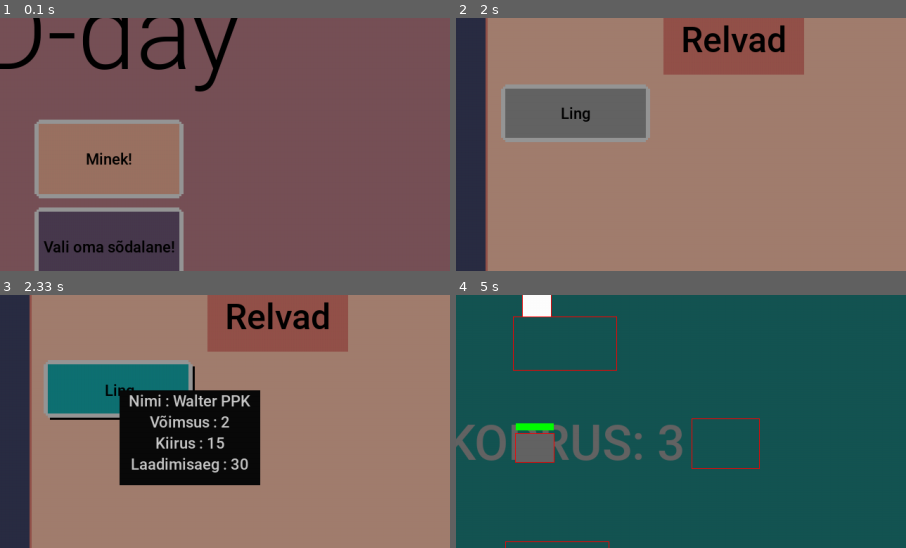
Above: before the commit, frames 1-4 (two rows, left to right).
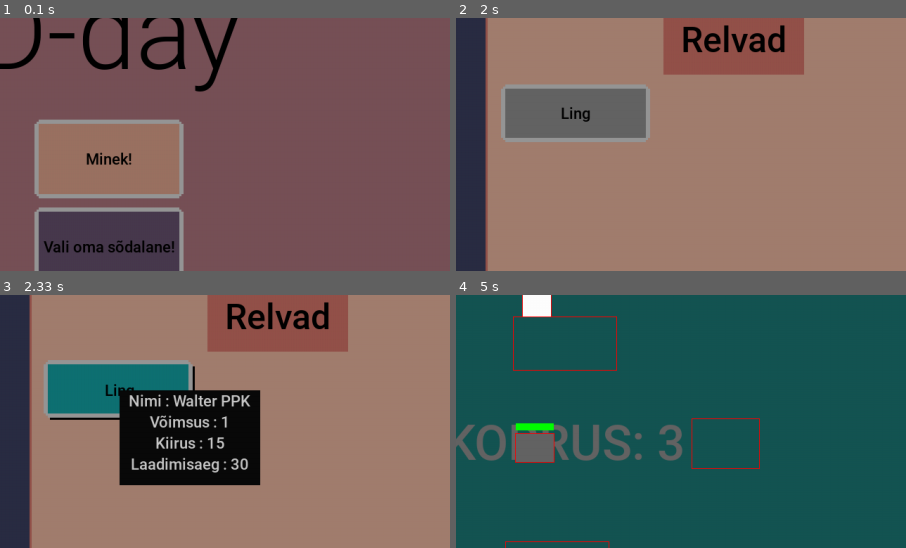
Above: after the commit, the same moments.

Repository: KarupoegPuhh/2020-projekt
Game: pygame game, started from MAIN.py
Same seed, same stepped clock (60 frames per second), same inputs: the game is played once before the commit and once after it.
Inputs (mouse positions are % of the whole screen's width and height, from its top left):
- Up to frame 1 (0.1 s): no input
- Up to frame 2 (2 s): click (46, 54) at 0.88 s; click "Seljakott" at 1.22 s; click "Viigipüksid" at 1.55 s; click "Viigipüksid" at 1.88 s
- Up to frame 3 (2.33 s): click "Ling" at 2.22 s
- Up to frame 4 (5 s): click (19, 73) at 2.55 s; click (87, 85) at 2.88 s; click "Sandaalid" at 3.72 s; click (47, 33) at 4.05 s; click "Jätkan!" at 4.88 s
The pictures show only the part of the screen within x 38-88%, y 21-71%; the shares and areas given below are measured in that part.

Frames 1-2 are identical in both runs. In frame 3, less than 0.1% of the frame differs, in the area x 49-52%, y 47-53%; in frame 4, nothing differs.

Commit message:
Lisatud 2 uut relva (SCAR ja SAU)

Diff:
--- a/ekraanid.py
+++ b/ekraanid.py
@@ -88,12 +88,12 @@
 
 def itemite_loomine():
     return {0:{#korrus
-        -1: [NPC_inimene(100, 500, 30, 60, (200,200,0), konsum,["Kuidas ma saan kasulik olla?", "Tere, mina olen klienditeenindaja...", "Minu käest saab osta asju...", "Relvi, rõivaid ja midagi hamba alla..."])],
-        1:[Item(120, 395, 20, 20, maailm.kasukas …(416 unchanged characters)…
-        2:[Item(410, 245, 30, 50, maailm.railgun, "Sa leidsid relva!", (191,0,255))],
-        5:[NPC_inimene(1150, 500, 30, 60, (200,200,0), söökla, ["Parool on '2020'", "Kes seal on?...", "Ohh, see oled sina...", "Hummid on terve maja üle võtnud...", "Sa pead maja neist vabastama...", "teistel korrustel on neid rohkem...", "Nii sa neile küll vastu ei saa...", "Mine käi üle tee Konsumis." , "Also, nad blokeerisid 3. korruse...", "Sa saad selle arvutiga avada...", "Mine teisile korrusele, ruumi 2037..."])]
+        -1: [Item(100, 500, 30, 30, maailm.railgun, "Sa leidsid relva!", (191,0,255)), NPC_inimene(100, 500, 30, 60, (200,200,0), konsum,["Kuidas ma saan kasulik olla?", "Tere, mina olen klienditeenindaja...", "Minu käest saab osta asju...", "Relvi, rõivaid ja midagi hamba alla..."])],
+            1:[Item(120, 395, 20, 20, maailm.kasukas …(416 unchanged characters)…
+            5:[NPC_inimene(1150, 500, 30, 60, (200,200,0), söökla, ["Parool on '2020'", "Kes seal on?...", "Ohh, see oled sina...", "Hummid on terve maja üle võtnud...", "Sa pead maja neist vabastama...", "teistel korrustel on neid rohkem...", "Nii sa neile küll vastu ei saa...", "Mine käi üle tee Konsumis." , "Also, nad blokeerisid 3. korruse...", "Sa saad selle arvutiga avada...", "Mine teisile korrusele, ruumi 2037..."])]
         },
-        1:{1:[NPC_arvut(100, 500, 100, 100, (200,200,200),None)]
+        1:{1:[NPC_arvut(100, 500, 100, 100, (200,200,200),None), Item(700, 500, 50, 50, maailm.sau, "Sa leidsid relva!", (191,0,255))],
+           6:[Item(1100, 450, 50, 50, maailm.scar, "Sa leidsid relva!", (191,0,255))]
 
         },
         3:{3:[NPC_portaal(1050, 500, 100, 140, (0,0,255), "Sul on vaja sandaale", 50, 5), NPC_portaal(40, 150, 100, 150, (0,0,255), "Sndaalideta portaali minna ei saa", 1100, 365)]
--- a/maailm.py
+++ b/maailm.py
@@ -6,7 +6,7 @@
 global pole_sein_p, pole_sein_v
 global Tom
 global kuulid, vastased, põrandad, rahad, itemid
-global hernepüss, kartulikahur, ling, railgun
+global hernepüss, kartulikahur, ling, railgun, scar, sau
 global kasukas, kiiver, püksid, sandaalid
 global ritaliin, ritaliin_cd
 
@@ -147,7 +147,7 @@
         global pole_sein_p, pole_sein_v
         global Tom
         global kuulid, vastased, põrandad, rahad, itemid
-        global hernepüss, kartulikahur, ling, railgun
+        global hernepüss, kartulikahur, ling, railgun, scar, sau
         global kasukas, kiiver, püksid, sandaalid
         global ritaliin, ritaliin_cd
         global delta_uksed, pood_unlocked
@@ -162,10 +162,12 @@
         itemid = None
 
         #Relvad
-        ling = Relvad(2, 30, 5, (255,255,255), 15, True,"ling", "Walter PPK")
-        hernepüss = Relvad(1, 5, 3, (0,255,0), 20, False,"hernepüss", "AK-47")
-        kartulikahur = Relvad(20, 40, 10, (161,127,27), 13, False,"kartulikaur", "Käsikahur")
-        railgun = Relvad(0.2, 0, 20, (4,217,255), 10, False,"midagi erakordset", "EMP gun")
+        ling = Relvad(1, 30, 5, (255,255,255), 15, True,"ling", "Walter PPK")
+        hernepüss = Relvad(3, 5, 3, (0,255,0), 20, False,"hernepüss", "AK-47")
+        kartulikahur = Relvad(30, 40, 10, (161,127,27), 13, False,"kartulikaur", "Käsikahur")
+        railgun = Relvad(0.5, 0, 20, (4,217,255), 10, False,"midagi erakordset", "EMP gun")
+        scar = Relvad(5, 6, 4, (0,0,0), 20, False, "FN SCAR", "From US and A")
+        sau = Relvad(100, 100, 100, (0,0,255), 100, False, "Gandalgi tokk", "Võluri sau")
         #Varustus
         kasukas = Varustus(0, 5, False, False, "Abramovi vammus")
         kiiver = Varustus(1, 2, False, False, "Näomask")
--- a/pood_invnet.py
+++ b/pood_invnet.py
@@ -110,6 +110,12 @@
 def railgun_equip():
     if maailm.railgun.unlocked:
         maailm.Tom.relv = maailm.railgun
+def scar_equip():
+    if maailm.scar.unlocked:
+        maailm.Tom.relv = maailm.scar
+def sau_equip():
+    if maailm.sau.unlocked:
+        maailm.Tom.relv = maailm.sau
 
 def pood_done():
     global poes
@@ -247,6 +253,12 @@
 
         if maailm.railgun.unlocked:
             nupp(aken, "EMP gun", 1005, 430, 200, 70, (100,100,100), (15,113,115), railgun_equip)
+
+        if maailm.scar.unlocked:
+            nupp(aken, "LF SCAR", 555, 430, 200, 70, (100,100,100), (15,113,115), scar_equip)
+
+        if maailm.sau.unlocked:
+            nupp(aken, "Gandalfi tokk", 780, 430, 200, 70, (100,100,100), (15,113,115), sau_equip)
 
         ###joonistame kasti, et infot lugeda
         #Relvad
@@ -258,6 +270,10 @@
             nupu_hover_txt(maailm.kartulikahur, 70, 430, 200, 70, (21,244,238))
         if maailm.railgun.unlocked == True:
             nupu_hover_txt(maailm.railgun, 1005, 430, 200, 70, (191,0,255))
+        if maailm.scar.unlocked == True:
+            nupu_hover_txt(maailm.scar, 555, 430, 200, 70, (191,0,255))
+        if maailm.sau.unlocked == True:
+            nupu_hover_txt(maailm.sau, 780, 430, 200, 70, (191,0,255))
         #Riided
         if maailm.kiiver.unlocked == True:
             rõiva_hover_txt(maailm.kiiver, 70, 250, 200, 70, (200,200,200))
